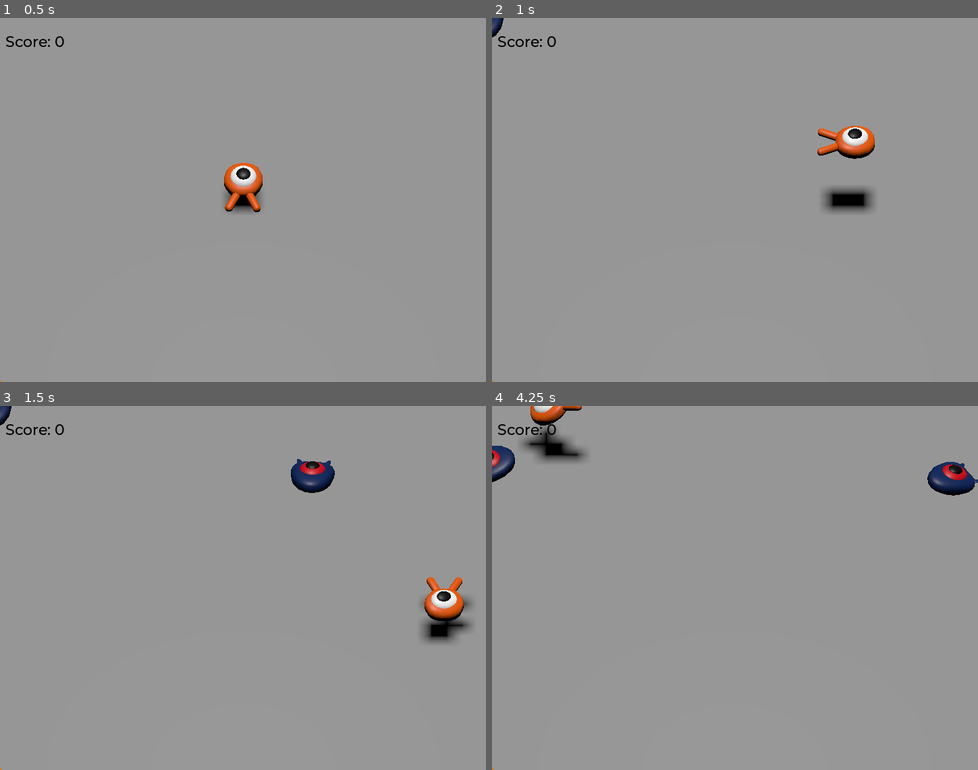
Above: before the commit, frames 1-4 (two rows, left to right).
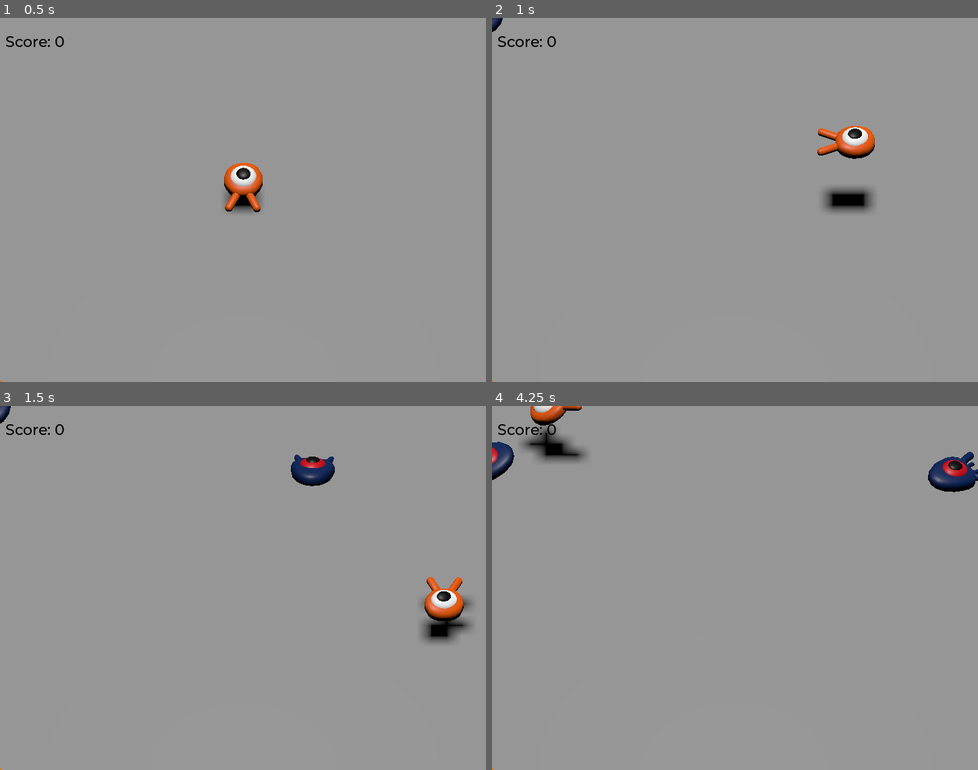
Above: after the commit, the same moments.

Repository: Jhair7474/3D-game-Godot
Game: Godot game, scene res://main.tscn
Same seed, same stepped clock (60 frames per second), same inputs: the game is played once before the commit and once after it.
Inputs:
- Up to frame 1 (0.5 s): no input
- Up to frame 2 (1 s): tap Enter (ui_accept) at 0.5 s; hold Right (move_right) from 0.53 s (still down); tap Space (jump) at 0.77 s
- Up to frame 3 (1.5 s): release Right (move_right) at 1.28 s; hold Down (move_back) from 1.28 s (still down)
- Up to frame 4 (4.25 s): tap Space (jump) at 1.52, 3.02, 3.77 s; release Down (move_back) at 2.03 s; hold Right (move_right) 2.03-2.78 s; tap Enter (ui_accept) at 2.75 s; hold Up (move_forward) 2.78-3.53 s; hold Left (move_left) from 3.53 s (still down)

Frame 1 is identical in both runs. In frame 2, less than 0.1% of the frame differs, in the area x 0-3%, y 0-6%; in frame 3, 0.6%; in frame 4, 0.9%, in the area x 0-100%, y 9-25%.

Commit message:
animacion mobs

Diff:
--- a/mob.tscn
+++ b/mob.tscn
@@ -1,10 +1,72 @@
-[gd_scene load_steps=4 format=3 uid="uid://defdm2qdva75q"]
+[gd_scene load_steps=7 format=3 uid="uid://defdm2qdva75q"]
 
 [ext_resource type="Script" uid="uid://dyvdnrvh3t3u" path="res://mob.gd" id="1_nokgg"]
 [ext_resource type="PackedScene" uid="uid://bicorb7we351t" path="res://art/mob.glb" id="2_ubaqv"]
 
 [sub_resource type="BoxShape3D" id="BoxShape3D_p11y5"]
 size = Vector3(1.768404, 1.4277344, 2.2398586)
+
+[sub_resource type="Animation" id="Animation_nokgg"]
+resource_name = "float"
+length = 1.2
+loop_mode = 1
+tracks/0/type = "value"
+tracks/0/imported = false
+tracks/0/enabled = true
+tracks/0/path = NodePath("Pivot/Character:position")
+tracks/0/interp = 1
+tracks/0/loop_wrap = true
+tracks/0/keys = {
+"times": PackedFloat32Array(0.33333334, 0.8, 1.1666666),
+"transitions": PackedFloat32Array(0.4665173, 0.39229202, 1.7411028),
+"update": 0,
+"values": [Vector3(0, 0, 0), Vector3(0, 0.5, 0), Vector3(0, 0.2, 0)]
+}
+tracks/1/type = "value"
+tracks/1/imported = false
+tracks/1/enabled = true
+tracks/1/path = NodePath("Pivot/Character:rotation")
+tracks/1/interp = 1
+tracks/1/loop_wrap = true
+tracks/1/keys = {
+"times": PackedFloat32Array(0.1, 0.56666666, 1.1666666),
+"transitions": PackedFloat32Array(0.4665173, 0.39229202, 1.7411028),
+"update": 0,
+"values": [Vector3(0, 0, 0), Vector3(0.12217305, 0, 0), Vector3(-0.13962634, 0, 0)]
+}
+
+[sub_resource type="Animation" id="Animation_ubaqv"]
+length = 0.001
+tracks/0/type = "value"
+tracks/0/imported = false
+tracks/0/enabled = true
+tracks/0/path = NodePath("Pivot/Character:position")
+tracks/0/interp = 1
+tracks/0/loop_wrap = true
+tracks/0/keys = {
+"times": PackedFloat32Array(0),
+"transitions": PackedFloat32Array(1),
+"update": 0,
+"values": [Vector3(0, 0, 0)]
+}
+tracks/1/type = "value"
+tracks/1/imported = false
+tracks/1/enabled = true
+tracks/1/path = NodePath("Pivot/Character:rotation")
+tracks/1/interp = 1
+tracks/1/loop_wrap = true
+tracks/1/keys = {
+"times": PackedFloat32Array(0),
+"transitions": PackedFloat32Array(1),
+"update": 0,
+"values": [Vector3(0, 0, 0)]
+}
+
+[sub_resource type="AnimationLibrary" id="AnimationLibrary_p11y5"]
+_data = {
+&"RESET": SubResource("Animation_ubaqv"),
+&"float": SubResource("Animation_nokgg")
+}
 
 [node name="Mob" type="CharacterBody3D" groups=["mob"]]
 collision_layer = 2
@@ -24,4 +86,10 @@
 transform = Transform3D(1, 0, 0, 0, 1, 0, 0, 0, 1, 0, 0.29430544, 0)
 aabb = AABB(-1.2264402, -0.70684296, -1.4835296, 2.4528804, 1.4136859, 3.5012388)
 
+[node name="AnimationPlayer" type="AnimationPlayer" parent="."]
+libraries = {
+&"": SubResource("AnimationLibrary_p11y5")
+}
+autoplay = "float"
+
 [connection signal="screen_exited" from="VisibleOnScreenNotifier3D" to="." method="_on_visible_on_screen_notifier_3d_screen_exited"]
--- a/player.tscn
+++ b/player.tscn
@@ -7,6 +7,45 @@
 
 [sub_resource type="CylinderShape3D" id="CylinderShape3D_onrkg"]
 height = 0.45409393
+
+[sub_resource type="Animation" id="Animation_i3pqv"]
+length = 1.2
+tracks/0/type = "value"
+tracks/0/imported = false
+tracks/0/enabled = true
+tracks/0/path = NodePath("Pivot/Character:position")
+tracks/0/interp = 1
+tracks/0/loop_wrap = true
+tracks/0/keys = {
+"times": PackedFloat32Array(0),
+"transitions": PackedFloat32Array(1),
+"update": 0,
+"values": [Vector3(0, 0, 0)]
+}
+tracks/1/type = "value"
+tracks/1/imported = false
+tracks/1/enabled = true
+tracks/1/path = NodePath("Pivot/Character:rotation")
+tracks/1/interp = 1
+tracks/1/loop_wrap = true
+tracks/1/keys = {
+"times": PackedFloat32Array(0),
+"transitions": PackedFloat32Array(1),
+"update": 0,
+"values": [Vector3(0, 0, 0)]
+}
+tracks/2/type = "value"
+tracks/2/imported = false
+tracks/2/enabled = true
+tracks/2/path = NodePath("Pivot/Character:scale")
+tracks/2/interp = 1
+tracks/2/loop_wrap = true
+tracks/2/keys = {
+"times": PackedFloat32Array(0),
+"transitions": PackedFloat32Array(1),
+"update": 0,
+"values": [Vector3(1, 1, 1)]
+}
 
 [sub_resource type="Animation" id="Animation_onrkg"]
 resource_name = "float"
@@ -49,45 +88,6 @@
 "values": []
 }
 
-[sub_resource type="Animation" id="Animation_i3pqv"]
-length = 0.001
-tracks/0/type = "value"
-tracks/0/imported = false
-tracks/0/enabled = true
-tracks/0/path = NodePath("Pivot/Character:position")
-tracks/0/interp = 1
-tracks/0/loop_wrap = true
-tracks/0/keys = {
-"times": PackedFloat32Array(0),
-"transitions": PackedFloat32Array(1),
-"update": 0,
-"values": [Vector3(0, 0, 0)]
-}
-tracks/1/type = "value"
-tracks/1/imported = false
-tracks/1/enabled = true
-tracks/1/path = NodePath("Pivot/Character:rotation")
-tracks/1/interp = 1
-tracks/1/loop_wrap = true
-tracks/1/keys = {
-"times": PackedFloat32Array(0),
-"transitions": PackedFloat32Array(1),
-"update": 0,
-"values": [Vector3(0, 0, 0)]
-}
-tracks/2/type = "value"
-tracks/2/imported = false
-tracks/2/enabled = true
-tracks/2/path = NodePath("Pivot/Character:scale")
-tracks/2/interp = 1
-tracks/2/loop_wrap = true
-tracks/2/keys = {
-"times": PackedFloat32Array(0),
-"transitions": PackedFloat32Array(1),
-"update": 0,
-"values": [Vector3(1, 1, 1)]
-}
-
 [sub_resource type="AnimationLibrary" id="AnimationLibrary_hqtel"]
 _data = {
 &"RESET": SubResource("Animation_i3pqv"),
